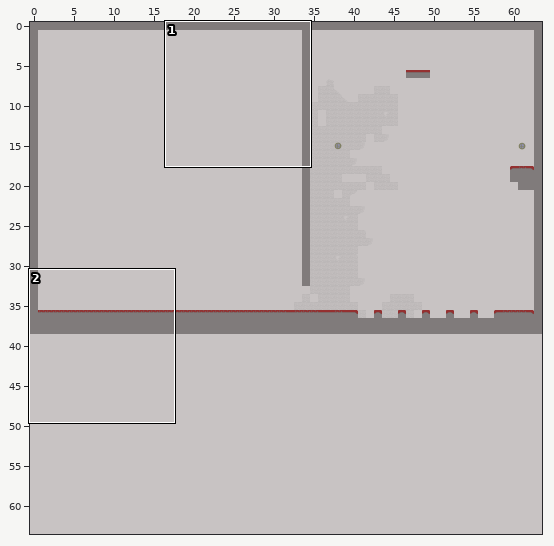
One commit to this Tiled map: freeVikings/locs/DefaultCampaign/TechnoLevelSet/StairsToHell/stairs_loc.tmx. Above, an overview of the earlier version with the close-up marked.
Close-up. The starting point:
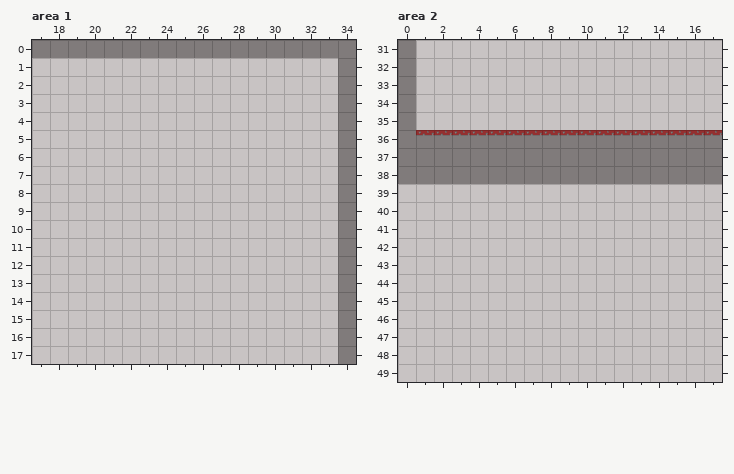
Cells are 40x40 px. Shown: area 1 x 17..34, y 0..17; area 2 x 0..17, y 31..49. The commit also changed other parts of the map, which this record leaves out.
The result:
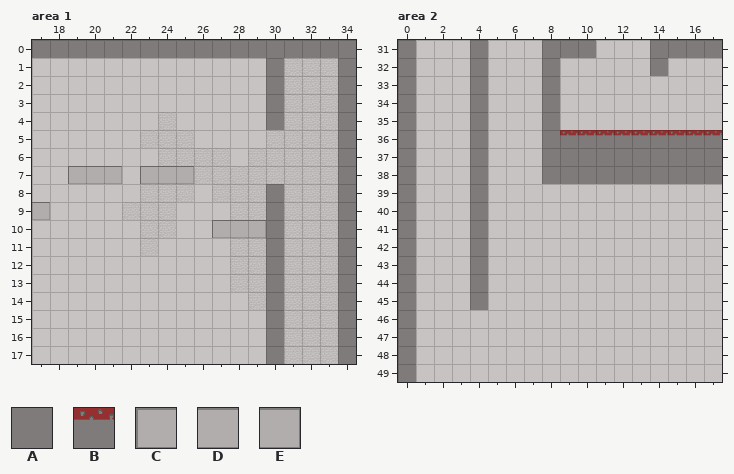
Key: from "Untitled": A 0, B 13, C 18, D 19, E 20.
_ is an empty cell.
From old to new:
Layer "Layer 0", area 1:
The author put tile A in rows 1 to 4 at x 30; in rows 8 to 17 at x 30.
The author put tile C in row 7 at x 19 and 23; in row 10 at x 27.
The author put tile D in row 7 at x 20 and 24; in row 10 at x 28.
The author put tile E in row 7 at x 21 and 25; in row 9 at x 17; in row 10 at x 29.
Layer "Layer 0", area 2:
Tile B becomes tile A in row 36 at x 4 and 8.
The author put tile A in row 31 at x 4, 8 to 10 and 14 to 17; in row 32 at x 4, 8 and 14; in rows 33 to 35 at x 4 and 8; in rows 39 to 45 at x 0 and 4; in rows 46 to 49 at x 0.
The author cleared tile A in rows 37 to 38 at x 1 to 3 and 5 to 7.
The author cleared tile B in row 36 at x 1 to 3 and 5 to 7.
Changed places in both close-ups, as pixel boxes (x1, y1, x2, y2):
added: (266, 58, 284, 130)
added: (68, 166, 122, 184)
added: (140, 166, 194, 184)
added: (212, 184, 284, 364)
added: (32, 202, 50, 220)
changed: (398, 40, 596, 382)
added: (650, 40, 722, 76)
